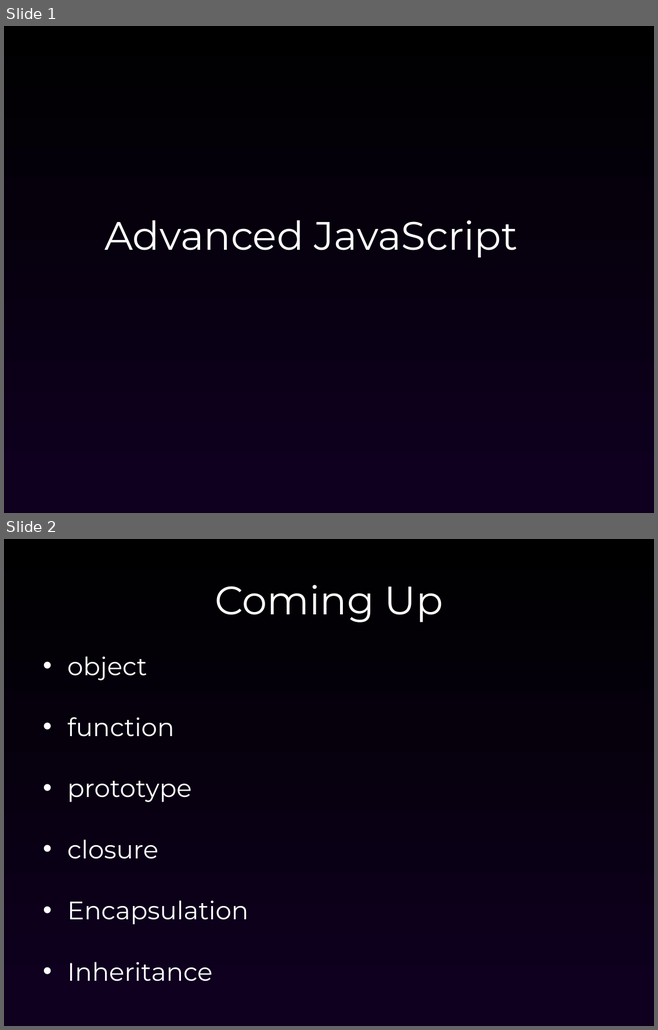
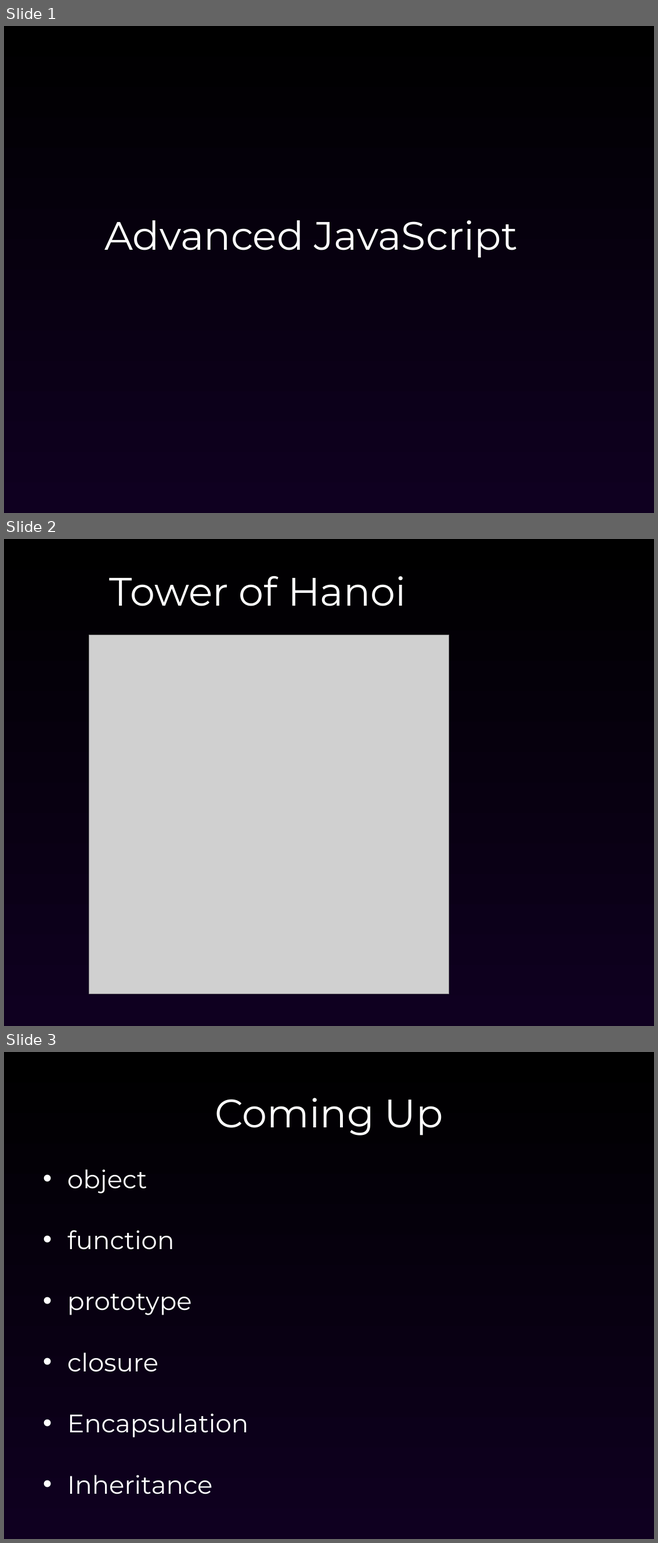
Before and after one commit to chunchill/WEB-Training, a slide deck: 03.JavaScript/Advanced JavaScript/Advanced Javascript 2016-06-04.ppt. Shown one above the other, each under a label of ours: slides 1 and 2 before the commit, slides 1, 2 and 3 after it. The pictures are 658x1030 and 658x1543 pixels, drawn with LibreOffice and Linux fonts; fonts in the diff are those of the drawing; grey boxes stand for pictures. Boxes give left, top, right and bottom in pixels: in the first picture for what was removed or moved away, otherwise in the second. Text is boxed around its words. In the diff, an @@ line names an element or a change of style, - is before the commit and + after.

```diff
--- a/03.JavaScript/Advanced JavaScript/Advanced Javascript 2016-06-04.ppt
+++ b/03.JavaScript/Advanced JavaScript/Advanced Javascript 2016-06-04.ppt
@@ slide 2 added at bbox=[4, 539, 654, 1026], background gradient #000000 to #0F0020 @@
@@ title added at bbox=[110, 576, 406, 606], 44 pt, text #FFFFFF @@
+Tower of Hanoi
@@ picture added at bbox=[89, 635, 449, 994] @@
@@ what was slide 2 is now slide 3 @@
```
Also in this commit, not shown: 1 slide changed, 8 other files.
